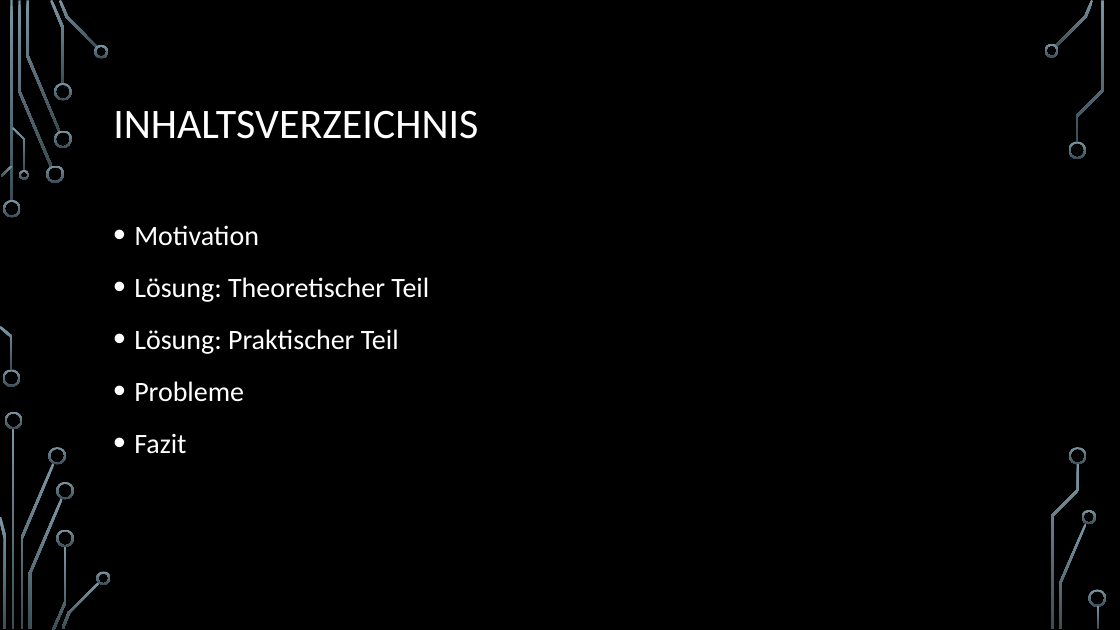
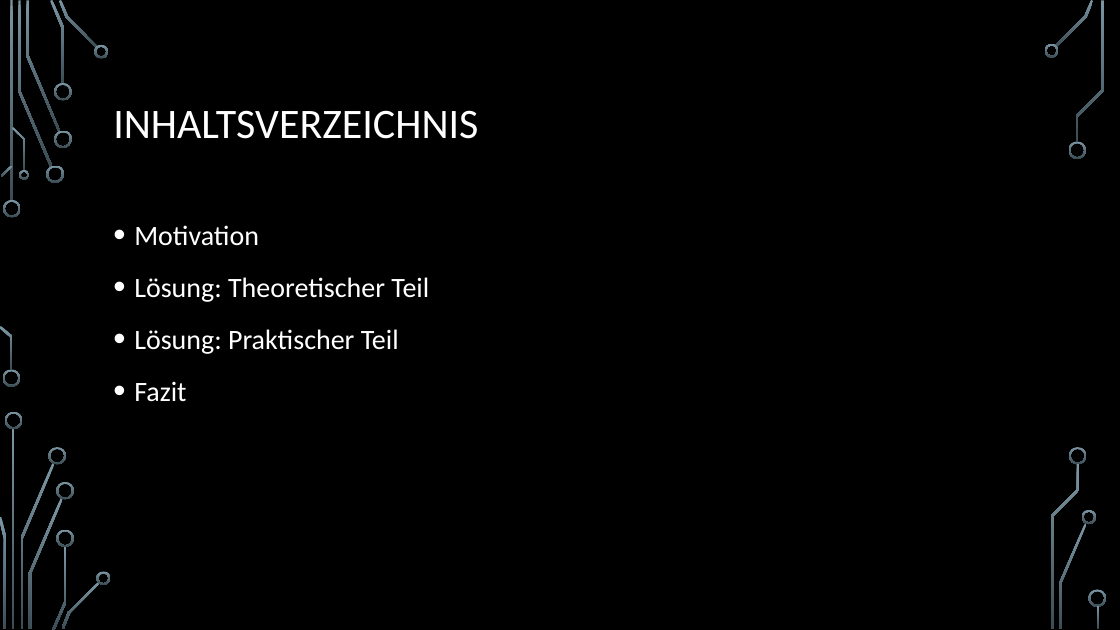
Before and after one commit to Fixeres/HybrideSysteme, a slide deck: slide 2 of src/resources/Hybride systeme_Jörn_seine_Teile.pptx. Drawn at 1120x630 pixels with LibreOffice and Linux fonts; fonts in the diff are those of the drawing; background and template pictures are left out. Boxes give left, top, right and bottom in pixels: in the first picture for what was removed or moved away, otherwise in the second. Text is boxed around its words. In the diff, an @@ line names an element or a change of style, - is before the commit and + after.

```diff
--- a/src/resources/Hybride systeme_Jörn_seine_Teile.pptx
+++ b/src/resources/Hybride systeme_Jörn_seine_Teile.pptx
@@ text at <box>134,381,244,402</box>: paragraph removed @@
-• Probleme
```
Also in this commit, not shown: 9 other slides changed, 2 slides added, 1 slide removed.
